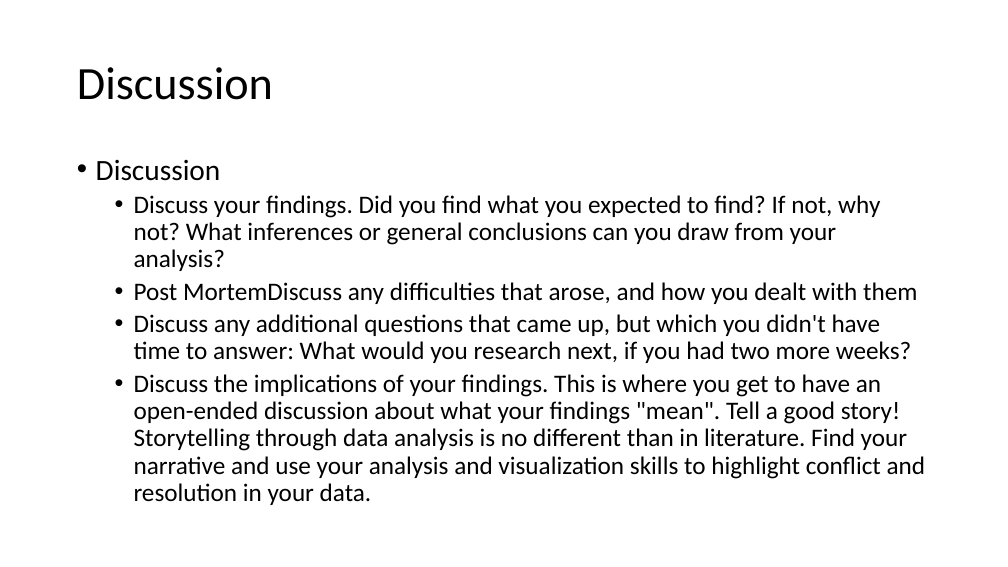
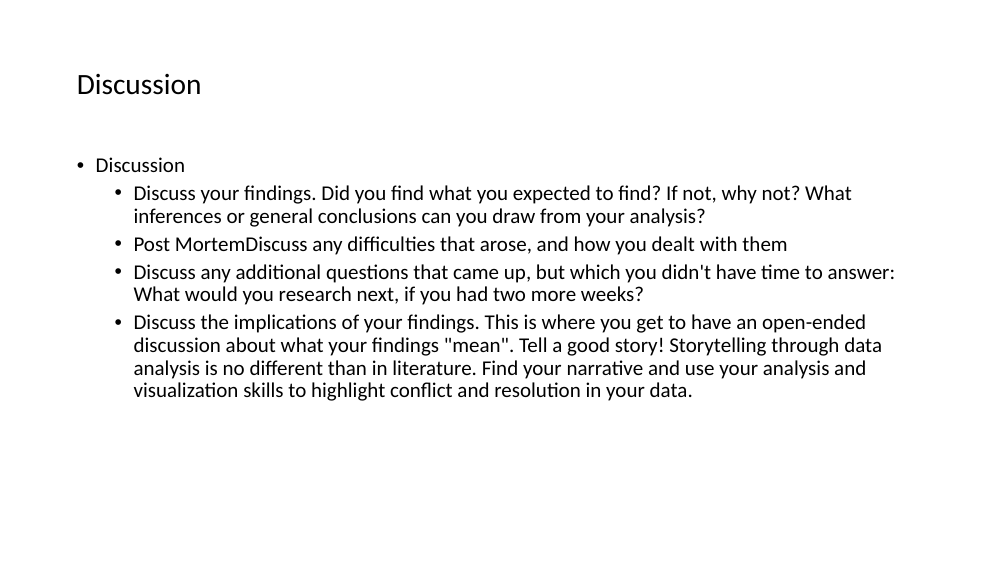
Before and after one commit to smaups/Project_1, a slide deck: slide 8 of proposal.pptx (slide 7 before the commit). Drawn at 1008x567 pixels with LibreOffice and Linux fonts; fonts in the diff are those of the drawing. Boxes give left, top, right and bottom in pixels: in the first picture for what was removed or moved away, otherwise in the second. Text is boxed around its words. In the diff, an @@ line names an element or a change of style, - is before the commit and + after.

```diff
--- a/proposal.pptx
+++ b/proposal.pptx
@@ title "Discussion" at bbox=[77, 74, 202, 95]: size 44 to 28 pt @@
@@ text "Discussion" at bbox=[96, 157, 896, 401]: size 28 to 20 pt in "Discussion"; size 24 to 20 pt @@
```
Also in this commit, not shown: 5 other slides changed, 3 slides added, 2 slides removed, 2 other files.
